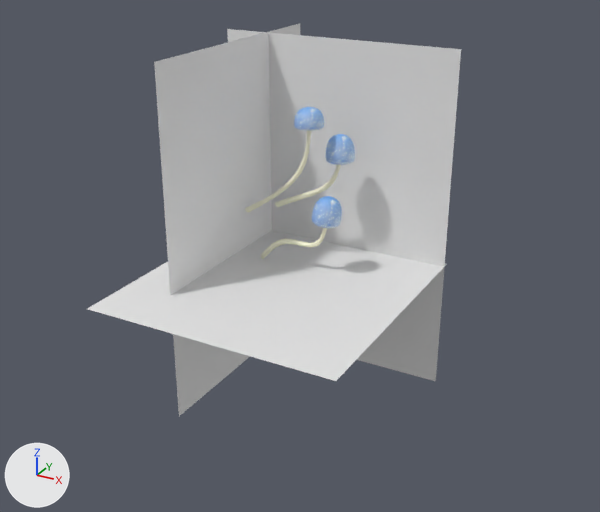
A saved change to the Blender file oldgoldmine-scene/Mushrooms/mushrooms.blend.
Both versions are drawn from a 50 mm camera at (14.6, -24.6, 10.4) aimed at (1.3, -0.6, -1.6). The lights are fixed; the arrows at lower left show +X, +Y and +Z.

Before the edit, the objects in view are built like this:
```python
me_plane = bpy.data.meshes.new('Plane')
me_plane.from_pydata(...)  # 12 vertices, 3 faces; spans x -1.0..1.0, y -1.0..1.47, z -1.07..1.72
me_sphere = bpy.data.meshes.new('Sphere')
me_sphere.from_pydata(...)  # 129 vertices, 128 faces; spans x -2.93..0.59, y -0.59..0.59, z -2.48..1.0
me_sphere.polygons.foreach_set('use_smooth', [True] * 128)
# faces by material slot: [80, 48]
me_sphere.materials.append(mat_top)
me_sphere.materials.append(mat_bottom)
me_sphere_001 = bpy.data.meshes.new('Sphere.001')
me_sphere_001.from_pydata(...)  # 129 vertices, 128 faces; spans x -2.72..0.8, y -0.59..0.59, z -2.21..0.99
me_sphere_001.polygons.foreach_set('use_smooth', [True] * 128)
# faces by material slot: [80, 48]
me_sphere_001.materials.append(mat_top)
me_sphere_001.materials.append(mat_bottom)
me_sphere_002 = bpy.data.meshes.new('Sphere.002')
me_sphere_002.from_pydata(...)  # 129 vertices, 128 faces; spans x -2.93..0.59, y -0.59..0.59, z -3.2..1.52
me_sphere_002.polygons.foreach_set('use_smooth', [True] * 128)
# faces by material slot: [80, 48]
me_sphere_002.materials.append(mat_top)
me_sphere_002.materials.append(mat_bottom)
ob_mushroom = bpy.data.objects.new('Mushroom', me_sphere)
ob_mushroom.location = (0.94, 3.32, 0.92)
_m = ob_mushroom.modifiers.new('Subsurf', 'SUBSURF')
_m.levels = 2
ob_mushroom_001 = bpy.data.objects.new('Mushroom.001', me_sphere_001)
ob_mushroom_001.location = (0.94, 1.84, -1.1)
_m = ob_mushroom_001.modifiers.new('Subsurf', 'SUBSURF')
_m.levels = 2
ob_mushroom_002 = bpy.data.objects.new('Mushroom.002', me_sphere_002)
ob_mushroom_002.location = (0.05, 2.43, 1.53)
_m = ob_mushroom_002.modifiers.new('Subsurf', 'SUBSURF')
_m.levels = 2
ob_wallforshadows = bpy.data.objects.new('WallForShadows', me_plane)
ob_wallforshadows.location = (0.0, 0.0, -3.32)
ob_wallforshadows.scale = (5.0, 5.0, 5.0)
```
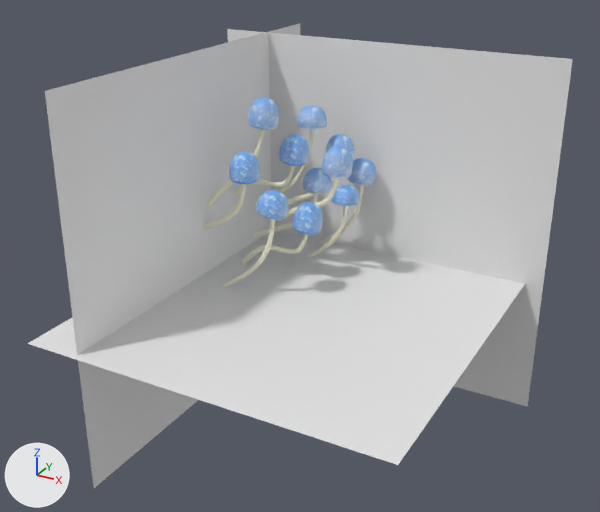
Commit message: first mushrooms bush

What differs and where, as boxes (x1, y1, x2, y2) in the pictures (600 x 512 px):
'WallForShadows', reshaped (46% wider, 18% taller)
    before: (87, 23, 461, 416)
    after: (28, 23, 573, 488)
'Mushroom.002', moved, turned
    before: (245, 107, 324, 212)
    after: (256, 105, 327, 205)
'Mushroom.011', added
    after: (204, 151, 260, 230)
'Mushroom', turned
    before: (275, 134, 355, 207)
    after: (288, 134, 355, 205)
'Mushroom.010', added
    after: (242, 202, 323, 265)
'Mushroom.007', added
    after: (223, 190, 288, 287)
'Mushroom.003', added
    after: (209, 97, 279, 207)
'Mushroom.008', added
    after: (234, 134, 309, 199)
'Mushroom.004', added
    after: (320, 158, 376, 243)
'Mushroom.005', added
    after: (253, 168, 332, 238)
'Mushroom.009', added
    after: (307, 185, 361, 257)

The change, as a list of edits to the scene's bpy script:
```text
Change me_plane:
    where me_plane.from_pydata(...)  # 12 vertices, 3 faces; spans x -1.0..1.0, y -1.0..1.47, z -1.07..1.72
    used by ob_wallforshadows; location = (0.0, 0.0, -3.32); scale = (5.0, 5.0, 5.0)
    me_plane part 1
    me_plane.vertices[0].co: (-1.0, -1.0, 0.0) -> (-1.0, -1.57, 0.0)  # pixel (86, 308) -> pixel (27, 343)
    me_plane.vertices[1].co: (1.0, -1.0, 0.0) -> (1.65, -1.57, 0.0)  # pixel (335, 381) -> pixel (398, 465)
    me_plane.vertices[3].co: (1.0, 1.0, 0.0) -> (1.65, 1.0, 0.0)  # pixel (447, 263) -> not seen
    me_plane.vertices[4].co: (-0.6, -0.53, -1.07) -> (-0.6, -1.53, -1.07)  # pixel (178, 416) -> pixel (93, 488)
    me_plane.vertices[6].co: (-0.6, -0.53, 1.72) -> (-0.6, -1.53, 1.72)  # pixel (154, 61) -> pixel (44, 90)
    me_plane.vertices[9].co: (1.0, 0.94, -1.07) -> (1.78, 0.94, -1.07)  # pixel (435, 381) -> pixel (527, 406)
    me_plane.vertices[11].co: (1.0, 0.94, 1.71) -> (1.78, 0.94, 1.71)  # pixel (461, 49) -> pixel (572, 58)
Change ob_mushroom_002:
    ob_mushroom_002.location: (0.05, 2.43, 1.53) -> (0.05, 2.68, 1.53)
    ob_mushroom_002.rotation_euler: (0.0, 0.0, 0.0) -> (0.0, 0.0, -0.179)  # degrees (0, 0, 0) -> degrees (0, 0, -10)
Change ob_mushroom:
    ob_mushroom.rotation_euler: (0.0, 0.0, 0.0) -> (0.0, 0.0, 0.165)  # degrees (0, 0, 0) -> degrees (0, 0, 9.5)
Add ob_mushroom_003:
    ob_mushroom_003 = bpy.data.objects.new('Mushroom.003', me_sphere_003)  # 129 vertices, 128 faces; spans x -2.72..0.32, y -0.59..0.59, z -2.21..2.43; modifiers SUBSURF
    ob_mushroom_003.location = (-0.79, 1.02, 1.18)
    ob_mushroom_003.rotation_euler = (0.0, 0.0, 0.365)  # degrees (0, 0, 21)
Add ob_mushroom_004:
    ob_mushroom_004 = bpy.data.objects.new('Mushroom.004', me_sphere_004)  # 129 vertices, 128 faces; spans x -2.93..0.57, y -0.59..0.59, z -3.2..1.5; modifiers SUBSURF
    ob_mushroom_004.location = (1.6, 3.97, -0.66)
    ob_mushroom_004.rotation_euler = (0.0, 0.0, -0.328)  # degrees (0, 0, -19)
Add ob_mushroom_005:
    ob_mushroom_005 = bpy.data.objects.new('Mushroom.005', me_sphere_005)  # 129 vertices, 128 faces; spans x -2.93..0.59, y -0.59..0.59, z -2.48..1.0; modifiers SUBSURF
    ob_mushroom_005.location = (0.38, 2.49, -0.29)
Add ob_mushroom_007:
    ob_mushroom_007 = bpy.data.objects.new('Mushroom.007', me_sphere_007)  # 129 vertices, 128 faces; spans x -2.93..0.57, y -0.59..0.59, z -3.2..1.5; modifiers SUBSURF
    ob_mushroom_007.location = (0.42, -0.94, -0.69)
    ob_mushroom_007.scale = (1.0, -1.0, 1.0)
Add ob_mushroom_008:
    ob_mushroom_008 = bpy.data.objects.new('Mushroom.008', me_sphere_001.copy())  # the mesh of ob_mushroom_001; modifiers SUBSURF
    ob_mushroom_008.location = (-0.47, 1.83, 1.14)
    ob_mushroom_008.rotation_euler = (0.0, 0.0, -0.0371)  # degrees (0, 0, -2.1)
    ob_mushroom_008.scale = (1.0, -1.0, 1.0)
Add ob_mushroom_009:
    ob_mushroom_009 = bpy.data.objects.new('Mushroom.009', me_sphere_009)  # 129 vertices, 128 faces; spans x -2.93..0.59, y -0.59..0.59, z -3.2..1.52; modifiers SUBSURF
    ob_mushroom_009.location = (1.47, 2.83, -1.44)
    ob_mushroom_009.rotation_euler = (0.0, 0.0, -0.117)  # degrees (0, 0, -6.7)
    ob_mushroom_009.scale = (1.0, -1.0, 1.0)
Add ob_mushroom_010:
    ob_mushroom_010 = bpy.data.objects.new('Mushroom.010', me_sphere_001.copy())  # the mesh of ob_mushroom_001; modifiers SUBSURF
    ob_mushroom_010.location = (0.54, 1.04, -1.15)
    ob_mushroom_010.scale = (1.0, -1.0, 1.0)
Add ob_mushroom_011:
    ob_mushroom_011 = bpy.data.objects.new('Mushroom.011', me_sphere_011)  # 129 vertices, 128 faces; spans x -2.93..-0.24, y -0.59..0.59, z -2.48..1.0; modifiers SUBSURF
    ob_mushroom_011.location = (-0.32, -0.29, 0.87)
    ob_mushroom_011.rotation_euler = (0.0, 0.0, -0.0283)  # degrees (0, 0, -1.6)
    ob_mushroom_011.scale = (1.0, -1.0, 1.0)
```
